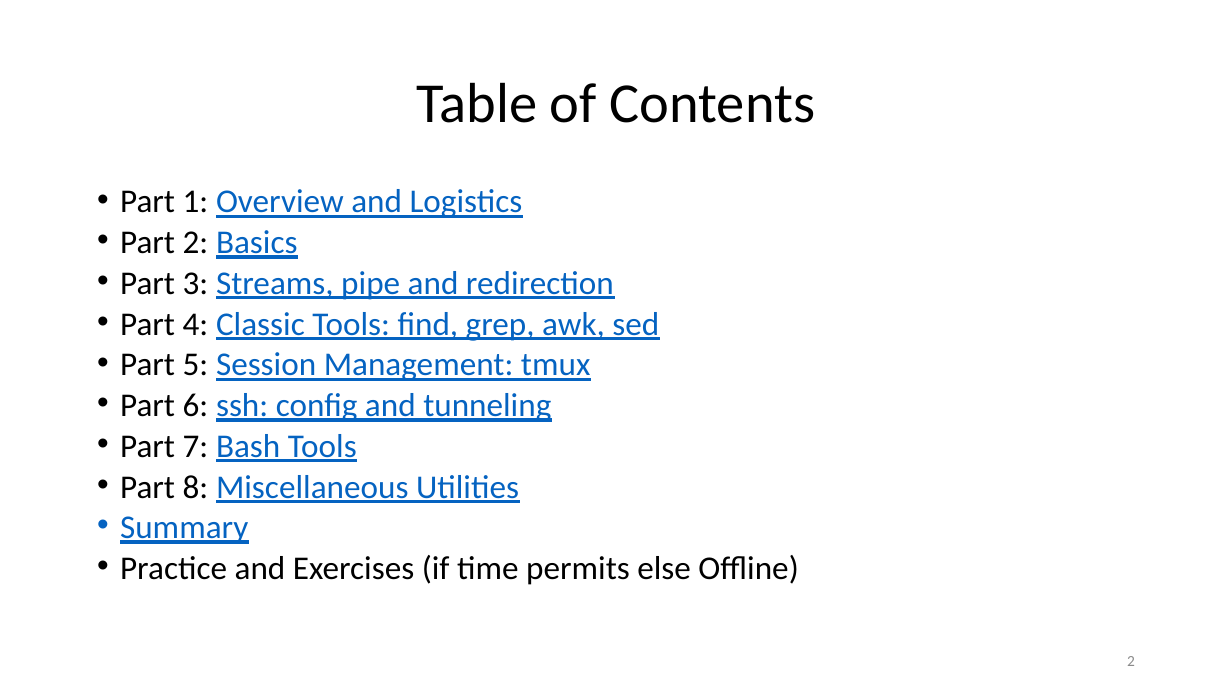
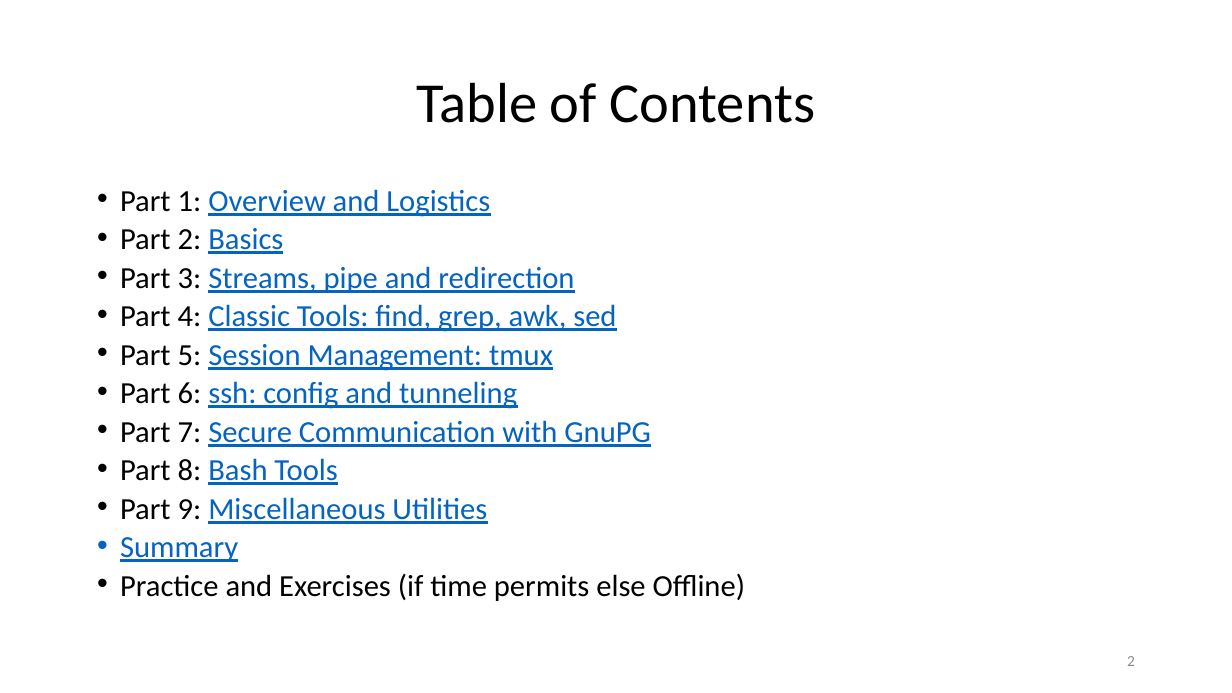
Before and after one commit to ketancmaheshwari/lisa19, a slide deck: slide 2 of lpt_LISA.pptx. Drawn at 1232x693 pixels with LibreOffice and Linux fonts; fonts in the diff are those of the drawing. Boxes give left, top, right and bottom in pixels: in the first picture for what was removed or moved away, otherwise in the second. Text is boxed around its words. In the diff, an @@ line names an element or a change of style, - is before the commit and + after.

```diff
--- a/lpt_LISA.pptx
+++ b/lpt_LISA.pptx
@@ text at (120,189,745,601): size 19.4 to 17.9 pt in "Part 1: Overview and Logistics", "Part 2: Basics", "Part 3: Streams, pipe and redirection", "Part 4: Classic Tools: find, grep, awk, ..." and 4 more places @@
@@ text at (120,420,650,524): text changed; size 19.4 to 17.9 pt @@
-• Part 7: Bash Tools
-• Part 8: Miscellaneous Utilities
+• Part 7: Secure Communication with GnuPG
+• Part 8: Bash Tools
+• Part 9: Miscellaneous Utilities
```
Also in this commit, not shown: 3 other slides changed, 6 slides added, 1 other file.
